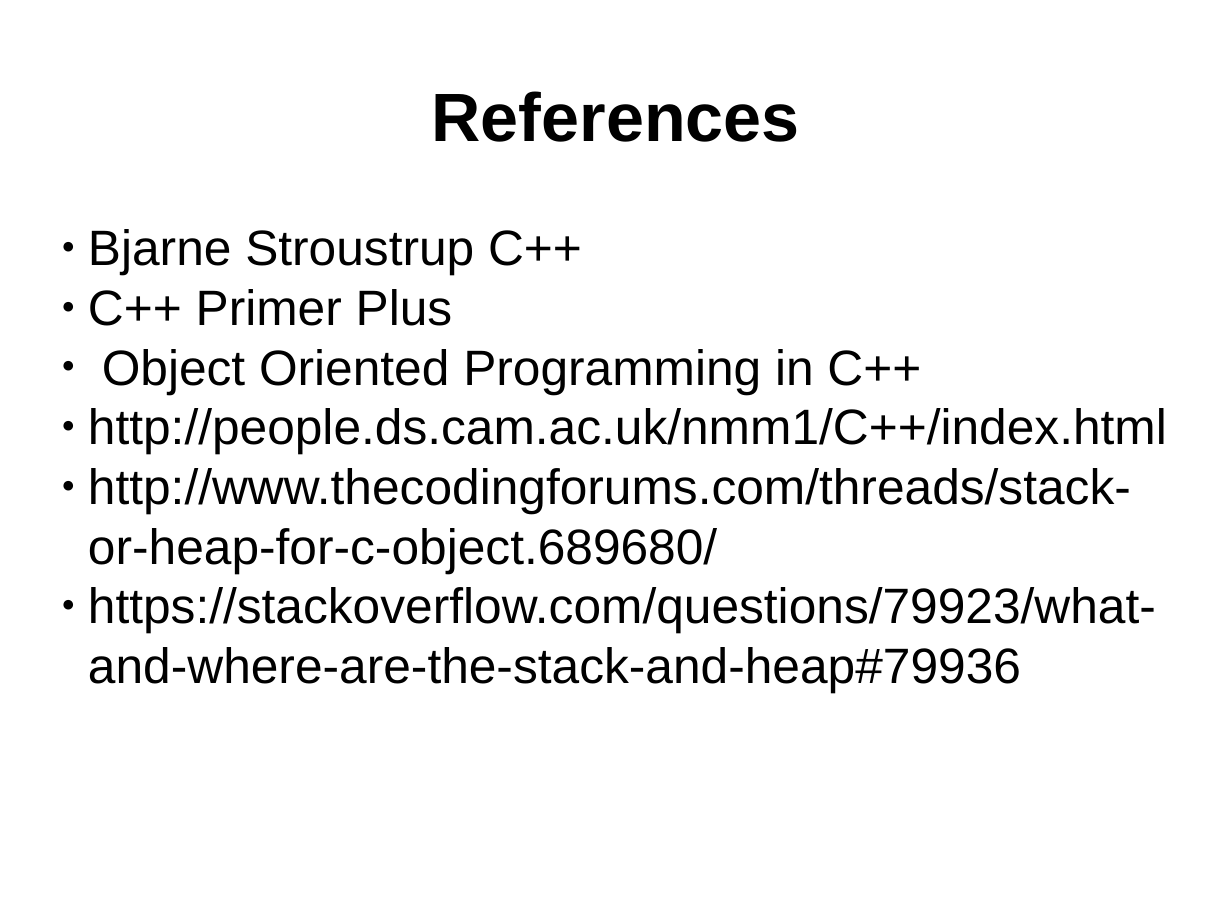
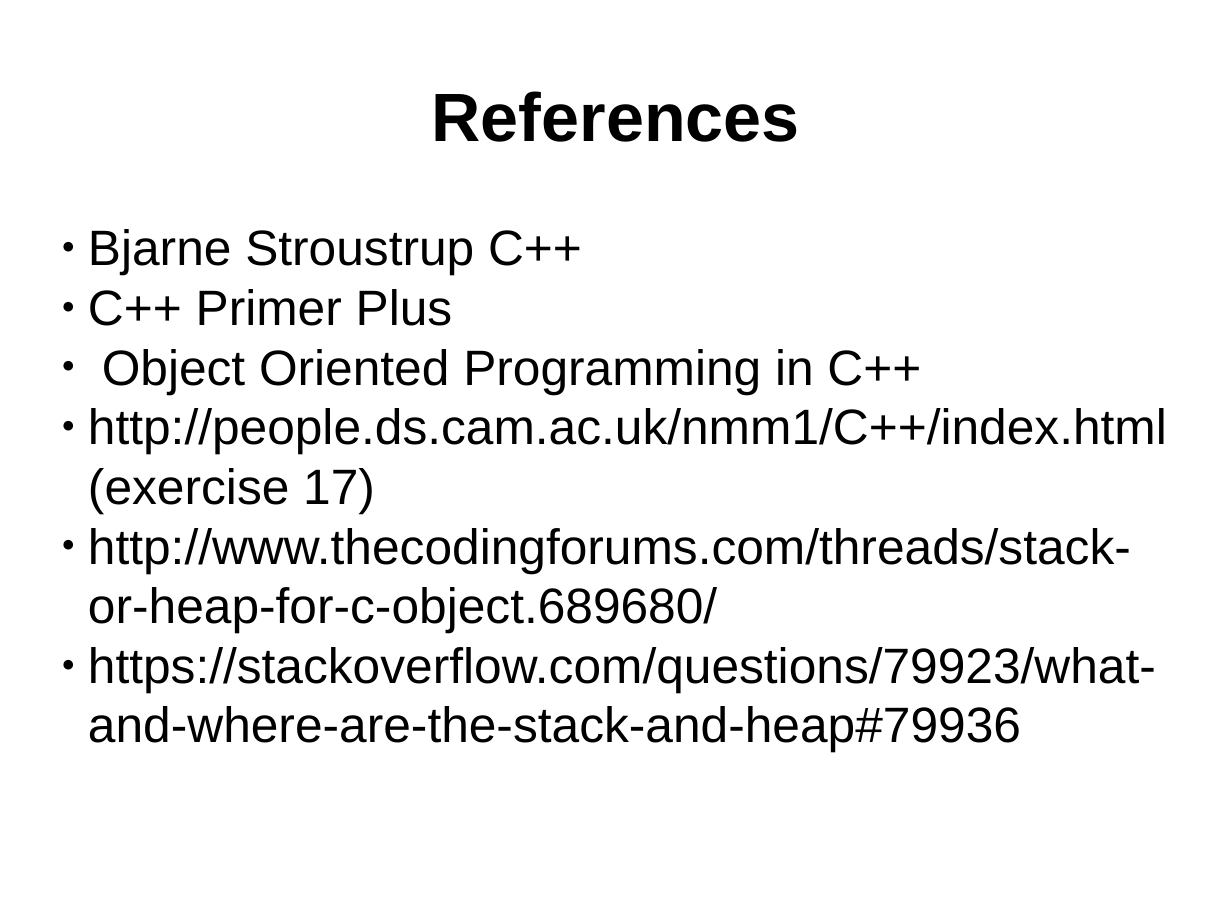
Before and after one commit to kks32/cpp-software-development, a slide deck: slide 25 of Ex6_Pointers_I/Ex6_Pointers-I.odp. Drawn at 1232x924 pixels with LibreOffice and Linux fonts; fonts in the diff are those of the drawing. Boxes give left, top, right and bottom in pixels: in the first picture for what was removed or moved away, otherwise in the second. Text is boxed around its words. In the diff, an @@ line names an element or a change of style, - is before the commit and + after.

```diff
--- a/Ex6_Pointers_I/Ex6_Pointers-I.odp
+++ b/Ex6_Pointers_I/Ex6_Pointers-I.odp
@@ subtitle at (x1=88, y1=468, x2=375, y2=513): paragraph added @@
+(exercise 17)
```
Also in this commit, not shown: 3 other slides changed, 1 other file.
